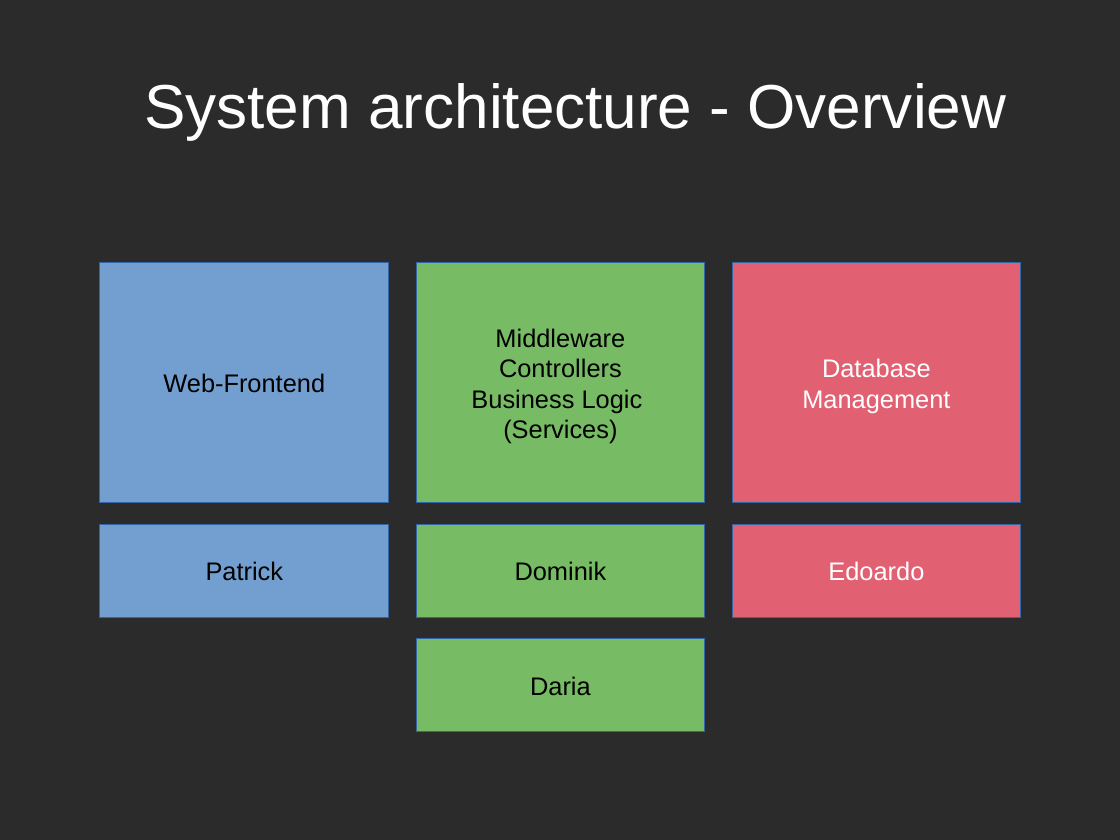
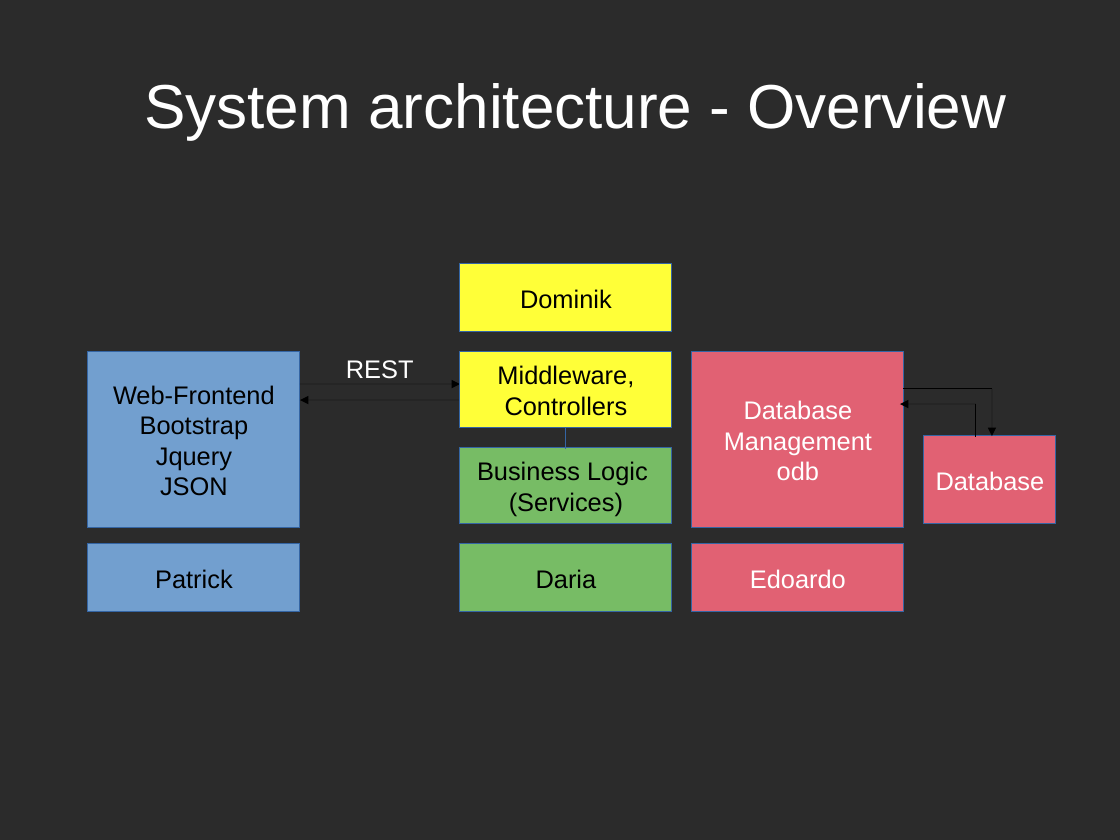
Before and after one commit to EdoardoLenzi9/Advanced-Programming-CPP-Dodo-Neko, a slide deck: slide 5 of Documentation/Milestone 2.odp. Drawn at 1120x840 pixels with LibreOffice and Linux fonts; fonts in the diff are those of the drawing; background and template pictures are left out; a plain dark background stands for a picture behind light text. Boxes give left, top, right and bottom in pixels: in the first picture for what was removed or moved away, otherwise in the second. Text is boxed around its words. In the diff, an @@ line names an element or a change of style, - is before the commit and + after.

Commit message:
changed MS2 presentation

```diff
--- a/Documentation/Milestone 2.odp
+++ b/Documentation/Milestone 2.odp
@@ rectangle "Dominik": place and size @@
-rectangle "Dominik" at box(416, 524, 704, 617)
+rectangle "Dominik" at box(460, 264, 673, 332)
@@ rectangle "Dominik" at box(460, 264, 673, 332): fill #77BC65 to #FFFF38 @@
@@ text in rectangle at box(495, 328, 625, 378): paragraphs removed @@
-Middleware
-Controllers
@@ rectangle "Web-Frontend": place and size @@
-rectangle "Web-Frontend" at box(100, 263, 388, 503)
+rectangle "Web-Frontend" at box(88, 352, 301, 527)
@@ rectangle added at box(460, 352, 673, 428), fill #FFFF38, outline #3465A4 0 pt, 18 pt, text #000000 @@
+Middleware,
+Controllers
@@ rectangle "Database": place and size @@
-rectangle "Database" at box(733, 263, 1021, 503)
+rectangle "Database" at box(692, 352, 905, 527)
@@ arrow added from (300, 384) to (460, 384), #000000 0 pt @@
@@ text added at box(346, 360, 414, 379), 18 pt, text #FFFFFF @@
+REST
@@ line added from (905, 388) to (992, 388), #000000 0 pt @@
@@ arrow added from (992, 388) to (992, 436), #000000 0 pt @@
@@ text in rectangle at box(140, 416, 249, 496): paragraphs added @@
+Bootstrap
+Jquery
+JSON
@@ arrow added from (460, 400) to (300, 400), #000000 0 pt @@
@@ arrow added from (977, 405) to (900, 405), #000000 0 pt @@
@@ line added from (977, 405) to (977, 436), #000000 0 pt @@
@@ rectangle "Business Logic": place and size @@
-rectangle "Business Logic" at box(416, 263, 704, 503)
+rectangle "Business Logic" at box(460, 448, 673, 524)
@@ elbow line added from (566, 448) to (566, 428), #3465A4 0 pt @@
@@ rectangle added at box(924, 436, 1056, 524), fill #E16173, outline #3465A4 0 pt, 18 pt, text #FFFFFF @@
+Database
@@ text in rectangle at box(777, 461, 819, 480): paragraph added @@
+odb
@@ rectangle "Patrick": place and size @@
-rectangle "Patrick" at box(100, 524, 388, 617)
+rectangle "Patrick" at box(88, 544, 301, 612)
@@ rectangle "Daria": place and size @@
-rectangle "Daria" at box(416, 639, 704, 732)
+rectangle "Daria" at box(460, 544, 673, 612)
@@ rectangle "Edoardo": place and size @@
-rectangle "Edoardo" at box(733, 524, 1021, 617)
+rectangle "Edoardo" at box(692, 544, 905, 612)
```
Also in this commit, not shown: 1 other file.
